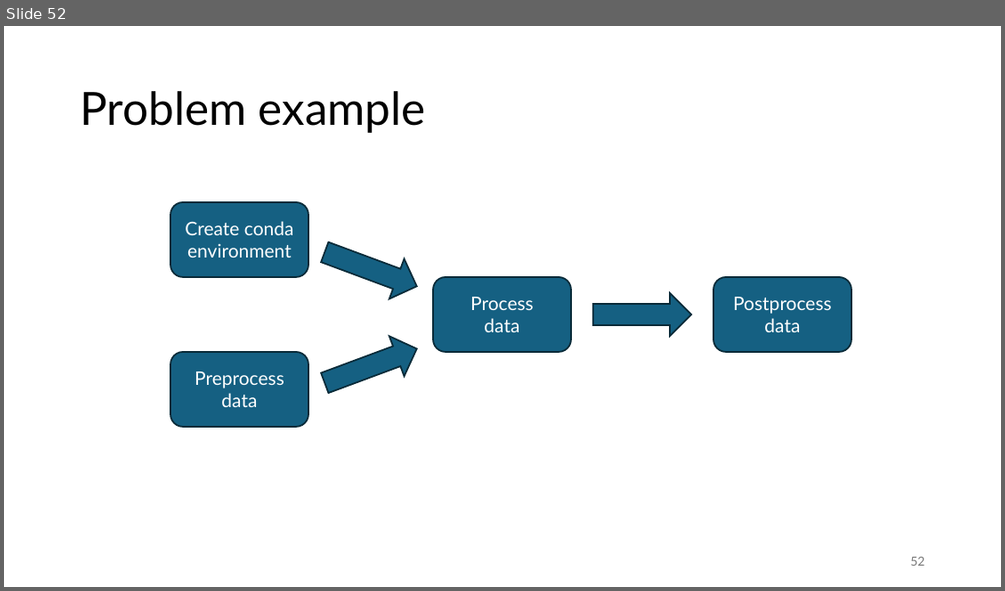
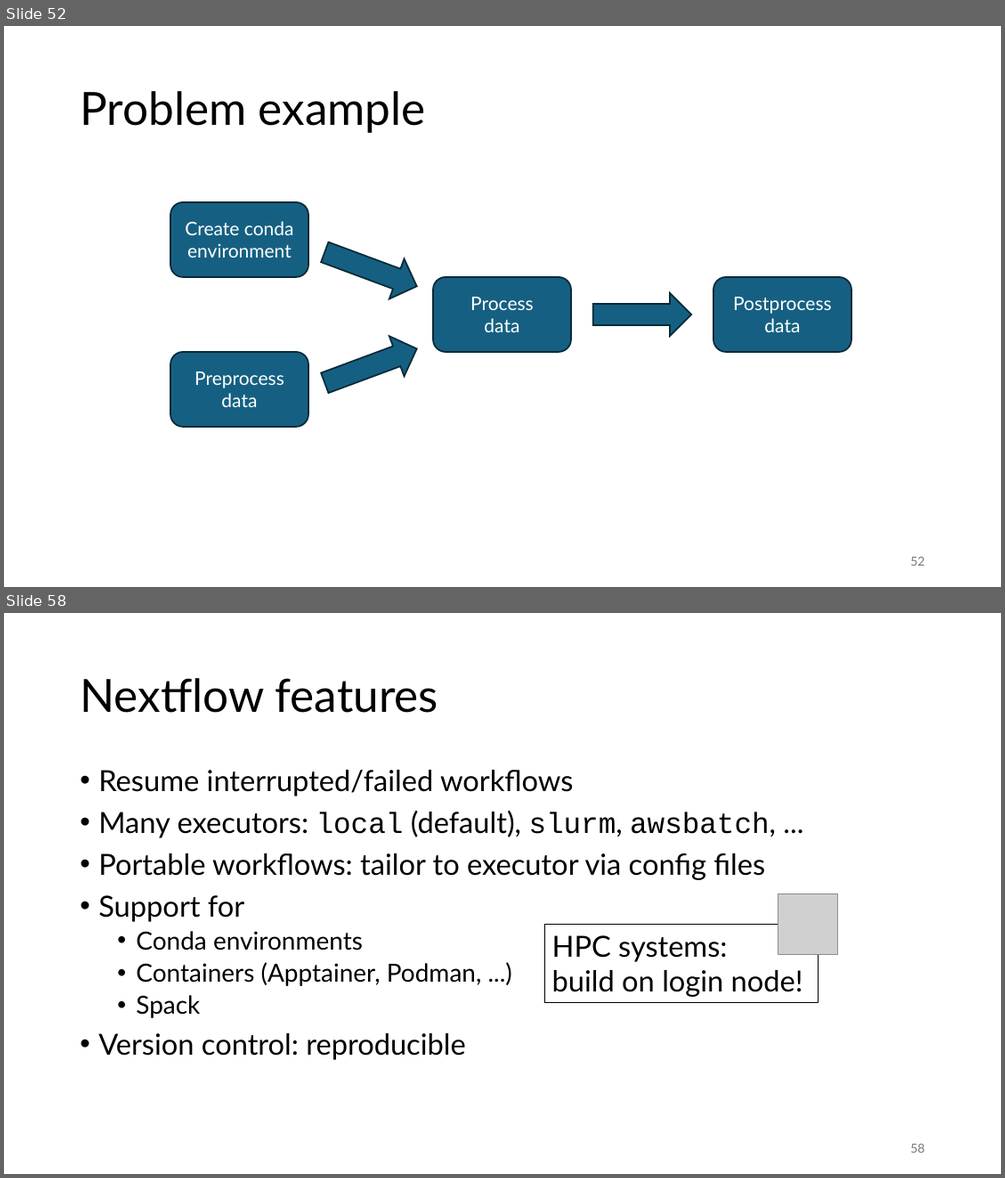
Before and after one commit to gjbex/Workflows-for-HPC, a slide deck: workflow_for_HPC.pptx. Shown one above the other, each under a label of ours: slide 52 before the commit, slides 52 and 58 after it; the slides between them are not shown. The pictures are 1005x591 and 1005x1178 pixels, drawn with LibreOffice and Linux fonts; fonts in the diff are those of the drawing; grey boxes stand for pictures. Boxes give left, top, right and bottom in pixels: in the first picture for what was removed or moved away, otherwise in the second. Text is boxed around its words. In the diff, an @@ line names an element or a change of style, - is before the commit and + after.

Commit message:
Add more slides on Nextflow

```diff
--- a/workflow_for_HPC.pptx
+++ b/workflow_for_HPC.pptx
@@ slide 58 added at (4, 613, 1001, 1174), background #FFFFFF @@
@@ title added at (80, 678, 438, 713), 44 pt, text #000000 @@
+Nextflow features
@@ text added at (98, 770, 776, 1060), 28 pt, text #000000 @@
+• Resume interrupted/failed workflows
+• Many executors: local (default), slurm, awsbatch, ...
+• Portable workflows: tailor to executor via config files
+• Support for
+  • Conda environments
+  • Containers (Apptainer, Podman, ...)
+  • Spack
+• Version control: reproducible
@@ picture added at (778, 893, 838, 955) @@
@@ rectangle added at (544, 925, 818, 1002), outline #000000 0.75 pt, 28 pt, text #000000 @@
+HPC systems:
+build on login node!
@@ page number added at (910, 1143, 924, 1152), 12 pt, text #797979 @@
+58
```
Also in this commit, not shown: 3 slides changed, 3 other slides added.
